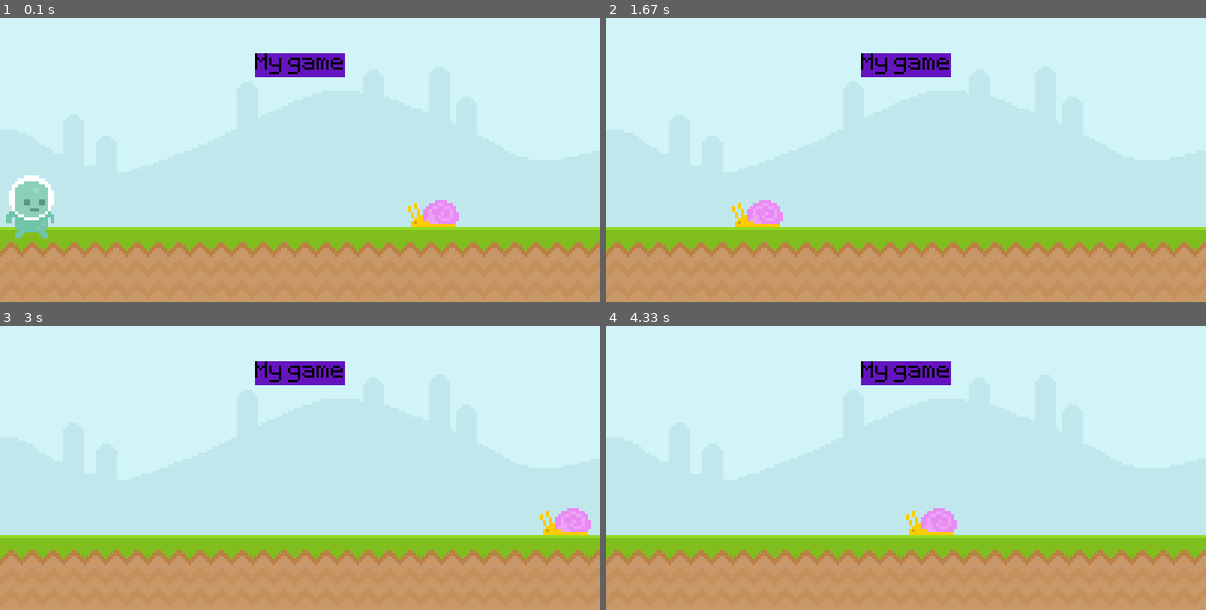
Above: before the commit, frames 1-4 (two rows, left to right).
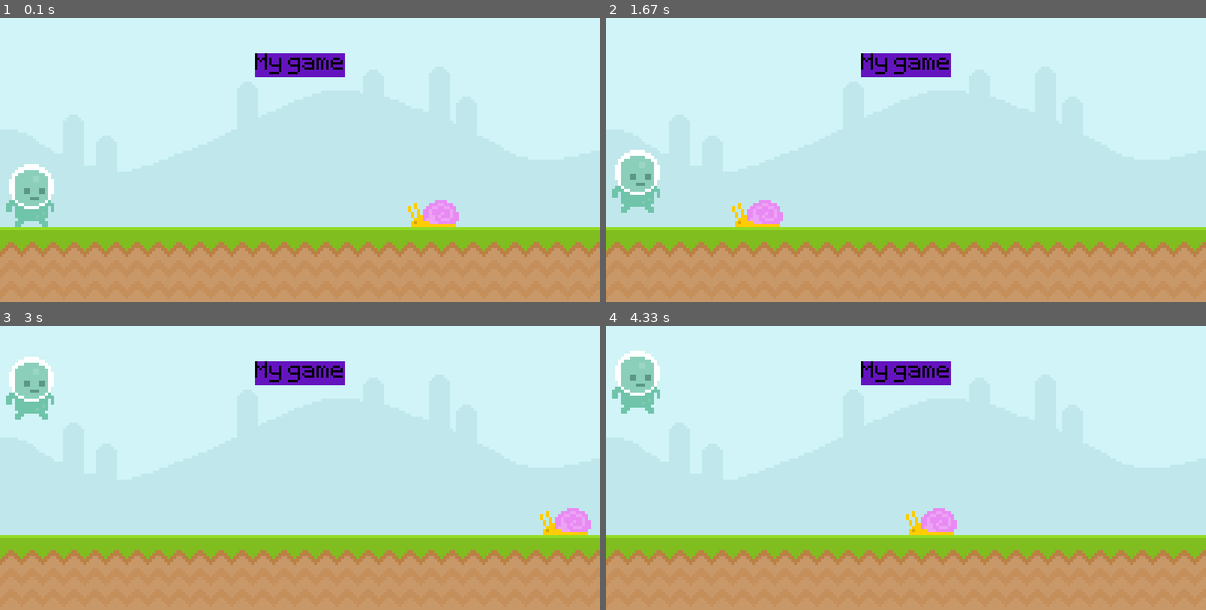
Above: after the commit, the same moments.

Repository: KosaKing/Games-In-PyGame
Game: pygame game, started from main.py
Two runs of this game, one before a commit and one after it. Both use one fixed random seed, a clock stepped at 60 frames per second and the inputs below.
Inputs (mouse positions are in pixels of both pictures, inside the frame that each line leads up to):
- Up to frame 1 (0.1 s): no input
- Up to frame 2 (1.67 s): press the mouse at (636, 196) at 0.37 s; move the mouse to (756, 131) at 0.47 s; release the mouse at (882, 69) at 0.6 s; tap Space at 0.67 s; press the mouse at (636, 196) at 1.03 s; move the mouse to (708, 148) at 1.13 s; release the mouse at (780, 103) at 1.27 s
- Up to frame 3 (3 s): tap Space at 1.83, 2.23, 2.53 s
- Up to frame 4 (4.33 s): tap Space at 3.07, 3.37, 4.13 s

The runs differ from the first frame. In frame 1, 1.2% of the frame differs, in the area x 1-9%, y 51-78%; in frame 2, 1.3%, in the area x 1-9%, y 46-69%; in frame 3, 1.3%; in frame 4, 1.3%.

Commit message:
Add ground floor to the gravity

Diff:
--- a/main.py
+++ b/main.py
@@ -28,11 +28,13 @@
             exit()
         if event.type == pygame.MOUSEBUTTONDOWN:
             if player_rec.collidepoint(pygame.mouse.get_pos()):
-                player_gravity = -20
+                if player_rec.bottom == 300:
+                    player_gravity = -20
 
         if event.type == pygame.KEYDOWN:
             if event.key == pygame.K_SPACE:
-                player_gravity = -20
+                if player_rec.bottom == 300:
+                    player_gravity = -20
 
 
     screen.blit(sky_surface,(0,0))
@@ -47,18 +49,12 @@
 
     #player
     player_gravity += 1
+    player_rec.y += player_gravity
+    if player_rec.bottom >= 300: player_rec.bottom=300
     screen.blit(player_surface,player_rec)
-    player_rec.y += player_gravity
 
-    # keys = pygame.key.get_pressed()
-    # if keys[pygame.K_SPACE]:
-    #     print('spacja')
 
-    # if player_rec.colliderect(snail_rect): pygame.stop
 
-    # mouse_position = pygame.mouse.get_pos()
-    # if player_rec.collidepoint(mouse_position):
-    #     print(pygame.mouse.get_pressed())
 
     pygame.display.update()
     clock.tick(60)
